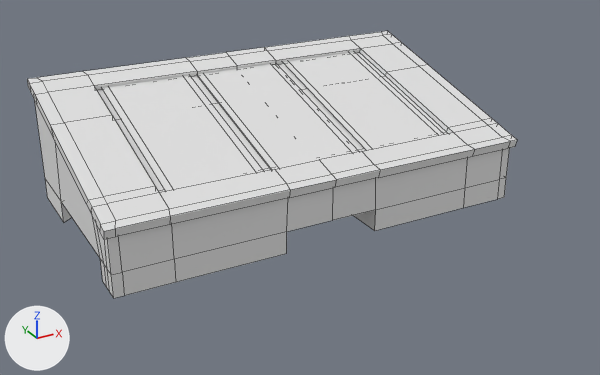
Before and after pictures for a commit that changed the FBX model Assets/_Models/SlotMachine.fbx.
Rendered twice from a camera (50 mm lens) standing at (1.571, -3.007, 1.112) and looking at (2.562, -1.205, 0.211). The lights are fixed; the arrows at lower left show +X, +Y and +Z. Mesh edges are drawn as thin lines. Materials are left out; every surface is plain grey.

The older version as bpy lines, for what is in view:
```python
me_cylinder_002 = bpy.data.meshes.new('Cylinder.002')
me_cylinder_002.from_pydata(...)  # 213 vertices, 156 faces; spans x 1.977..3.154, y -1.386..-0.728, z 0.12..0.476
# faces by material slot: [1, 1, 1, 91, 62]
me_cylinder_002.materials.append(mat_reels_1)
me_cylinder_002.materials.append(mat_reels_2)
me_cylinder_002.materials.append(mat_reels_3)
me_cylinder_002.materials.append(mat_table_exterior)
me_cylinder_002.materials.append(mat_table_borders)
ob_slotmachine_001 = bpy.data.objects.new('slotMachine.001', me_cylinder_002)
ob_slotmachine_001.location = (0.0, 0.0, 0.0)
```
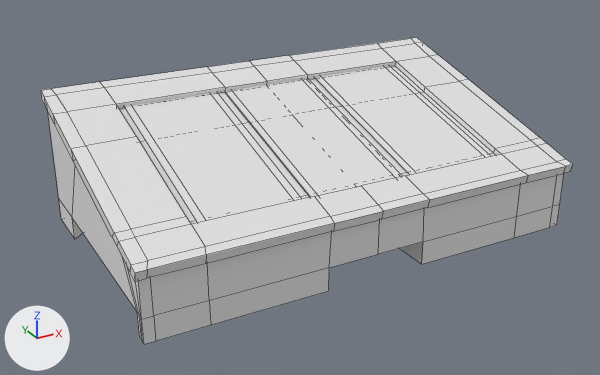
Boxes [x1, y1, x2, y2] around the edits, measured in the pictures (600 x 375 px):
'slotMachine.001', reshaped (9% wider, 15% taller)
    before: [27, 31, 517, 298]
    after: [41, 38, 573, 344]
part 1 of me_cylinder_002, rebuilt (9% wider, 17% taller)
    before: [27, 31, 517, 239]
    after: [41, 38, 573, 281]
part 2 of me_cylinder_002, rebuilt (9% wider, 18% taller)
    before: [35, 102, 510, 298]
    after: [48, 112, 564, 344]
part 3 of me_cylinder_002, rebuilt (10% wider, 11% taller)
    before: [283, 52, 443, 150]
    after: [315, 65, 491, 174]
part 4 of me_cylinder_002, rebuilt (9% wider, 11% taller)
    before: [197, 63, 359, 170]
    after: [225, 78, 402, 197]
part 5 of me_cylinder_002, rebuilt (10% wider, 12% taller)
    before: [102, 75, 264, 192]
    after: [124, 92, 302, 223]

What changed in the scene script:
```text
Change me_cylinder_002:
    used by ob_slotmachine_001; location = (0.0, 0.0, 0.0)
    remove me_cylinder_002.from_pydata(...)  # 213 vertices, 156 faces; spans x 1.977..3.154, y -1.386..-0.728, z 0.12..0.476
    add me_cylinder_002.from_pydata(...)  # 213 vertices, 157 faces; spans x 1.977..3.154, y -1.594..-0.892, z 0.12..0.488
    me_cylinder_002 part 1: the loose piece of 118 vertices spanning x 1.977..3.154, y -1.386..-0.728, z 0.278..0.476 is rebuilt with 118 vertices and now spans x 1.977..3.154, y -1.594..-0.892, z 0.278..0.488
    me_cylinder_002 part 2: the loose piece of 71 vertices spanning x 1.988..3.145, y -1.37..-0.74, z 0.12..0.452 is rebuilt with 71 vertices and now spans x 1.988..3.145, y -1.578..-0.897, z 0.12..0.466
    me_cylinder_002 part 3: the loose piece of 8 vertices spanning x 2.717..2.975, y -1.372..-0.739, z 0.295..0.464 is rebuilt with 8 vertices and now spans x 2.717..2.975, y -1.577..-0.932, z 0.295..0.468
    me_cylinder_002 part 4: the loose piece of 8 vertices spanning x 2.437..2.695, y -1.372..-0.739, z 0.295..0.464 is rebuilt with 8 vertices and now spans x 2.437..2.695, y -1.577..-0.932, z 0.295..0.468
    me_cylinder_002 part 5: the loose piece of 8 vertices spanning x 2.157..2.415, y -1.372..-0.739, z 0.295..0.464 is rebuilt with 8 vertices and now spans x 2.157..2.415, y -1.577..-0.932, z 0.295..0.468
```
